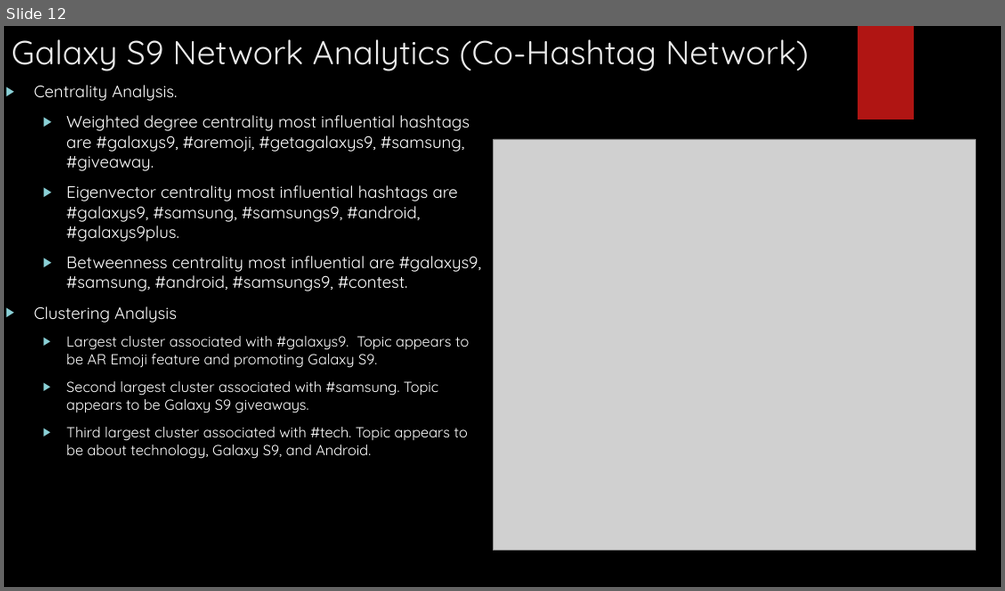
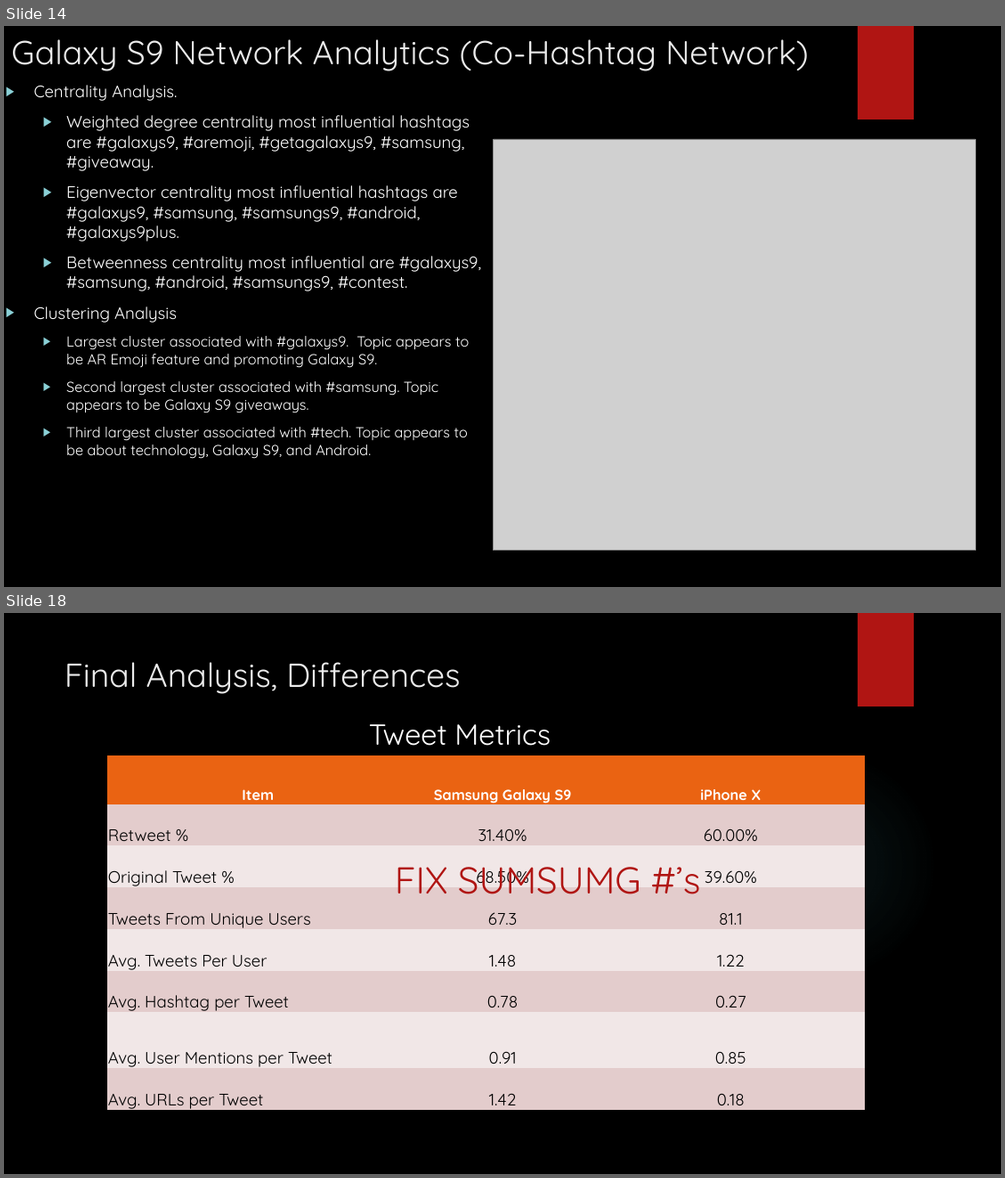
Before and after one commit to kevinbsc/FinalProject, a slide deck: FINAL_presentation_iphone_galaxy.pptx. Shown one above the other, each under a label of ours: slide 12 before the commit, slides 14 and 18 after it; the slides between them are not shown. The pictures are 1005x591 and 1005x1178 pixels, drawn with LibreOffice and Linux fonts; fonts in the diff are those of the drawing; grey boxes stand for pictures; background and template pictures are left out. Boxes give left, top, right and bottom in pixels: in the first picture for what was removed or moved away, otherwise in the second. Text is boxed around its words. In the diff, an @@ line names an element or a change of style, - is before the commit and + after.

```diff
--- a/FINAL_presentation_iphone_galaxy.pptx
+++ b/FINAL_presentation_iphone_galaxy.pptx
@@ slide 18 added at (x1=4, y1=613, x2=1001, y2=1174), background picture (left out); not listed: 1 template element that a slide beside it also shows @@
@@ title added at (x1=65, y1=662, x2=460, y2=694), 32 pt, text #EBEBEB @@
+Final Analysis, Differences
@@ text added at (x1=369, y1=724, x2=550, y2=746), 28 pt, text #FFFFFF @@
+Tweet Metrics
@@ table added at (x1=107, y1=755, x2=866, y2=1114), 8 rows, 3 columns @@
+Item | Samsung Galaxy S9 | iPhone X
+Retweet % | 31.40% | 60.00%
+Original Tweet % | 68.50% | 39.60%
+Tweets From Unique Users | 67.3 | 81.1
+Avg. Tweets Per User | 1.48 | 1.22
+Avg. Hashtag per Tweet | 0.78 | 0.27
+Avg. User Mentions per Tweet | 0.91 | 0.85
+Avg. URLs per Tweet | 1.42 | 0.18
@@ ellipse added at (x1=708, y1=750, x2=938, y2=981), fill gradient #50B9C1 @@
@@ text added at (x1=395, y1=867, x2=700, y2=894), 36 pt, text #B01513 @@
+FIX SUMSUMG #’s
@@ what was slide 12 is now slide 14 @@
```
Also in this commit, not shown: 2 slides changed, 7 other slides added, 1 other file.
